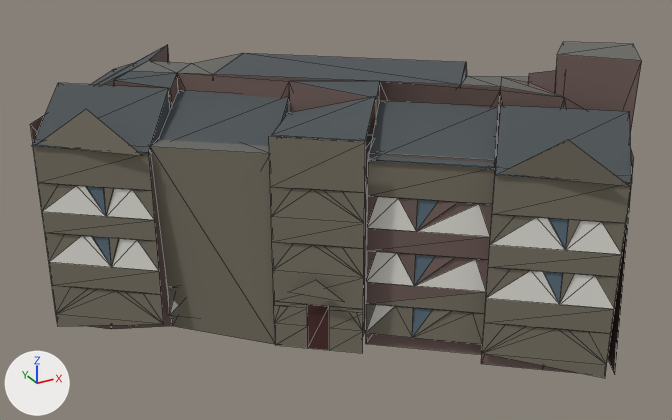
The glTF model public/canal-drive/models/barlaeus-gymnasium.lod2.glb, before and after one commit.
Before and after are seen from a 50 mm camera at (-38.7, -67.5, 44.2) aimed at (-1.1, 0.9, 10.0). Every picture has the same lights, and +X, +Y and +Z are marked at lower left. The picture after the commit comes second. Mesh edges are drawn as thin lines. Where no turn or scale is listed for an object, it has been applied to the vertices. Vertices at exactly the same position are counted once.

The first picture shows 'lod2'.
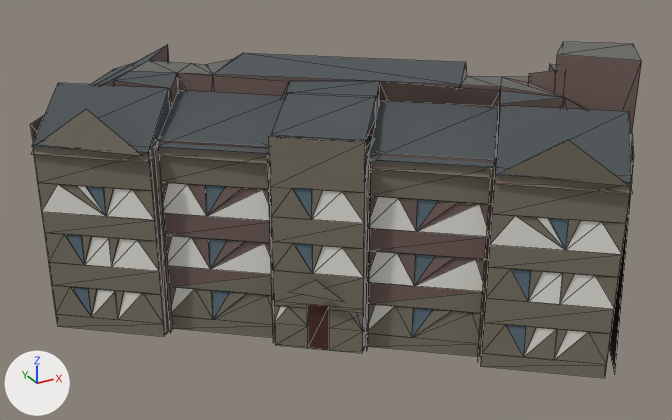
Where the newer file only moved an object's origin or applied its transform, the numbers keep the older frame.

The edits, one by one:
me_lod2 is used by ob_lod2; location (-0.26, 1.76, 12.6).
me_lod2 had 620 vertices, 1018 faces and spanned x -25.2..25.2, y -22.9..22.9, z -12.6..12.6.
me_lod2 now has 738 vertices, 1186 faces and spans x -25.3..25.2, y -22.9..22.9, z -12.6..12.6.
me_lod2 part 1: 1 vertex moved from x 13.8, y 0.2, z 9.1 to x 13.7, y 0.2, z 9.1; 1 vertex removed from x 16.8, y -9.2, z 9.4; 115 vertices added at x -25.3..24.3, y -22.9..11.4, z -12.6..9.4.
Other edits to the shape of me_lod2 do not show in these pictures.

Boxes [x1, y1, x2, y2] around the edits, measured in the pictures (672 x 420 px):
part 1 of me_lod2, built on: before [461, 64, 529, 84]; after [32, 53, 642, 378]
